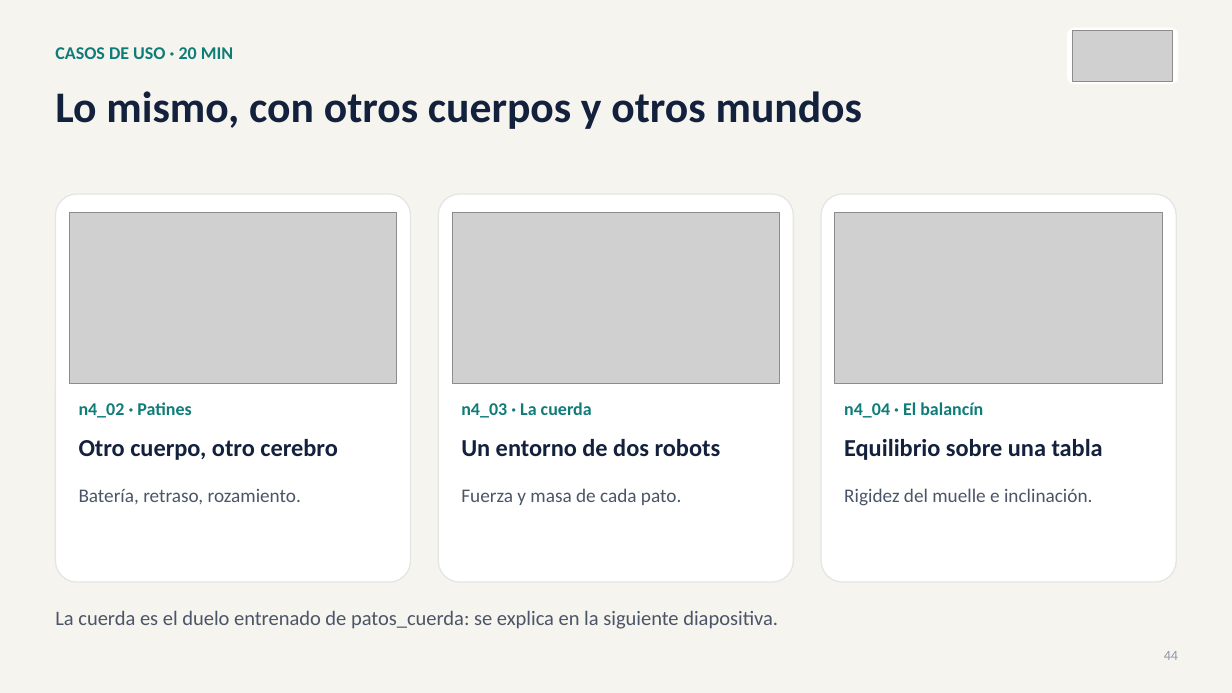
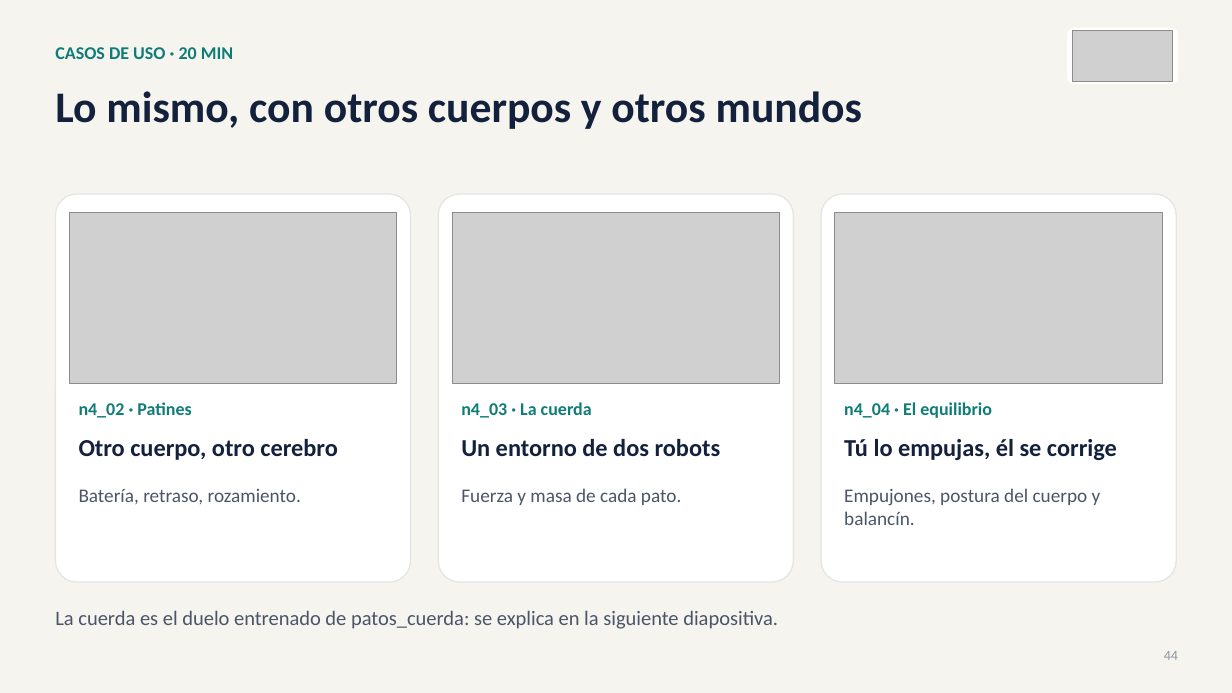
Before and after one commit to david2526IA/taller_microduck_windows, a slide deck: slide 44 of workshop-ia-fisica/presentaciones/Presentacion_03_taller_completo.pptx. Drawn at 1232x693 pixels with LibreOffice and Linux fonts; fonts in the diff are those of the drawing; grey boxes stand for pictures. Boxes give left, top, right and bottom in pixels: in the first picture for what was removed or moved away, otherwise in the second. Text is boxed around its words. In the diff, an @@ line names an element or a change of style, - is before the commit and + after.

```diff
--- a/workshop-ia-fisica/presentaciones/Presentacion_03_taller_completo.pptx
+++ b/workshop-ia-fisica/presentaciones/Presentacion_03_taller_completo.pptx
@@ text at bbox=[844, 402, 992, 418]: text changed @@
-n4_04 · El balancín
+n4_04 · El equilibrio
@@ text at bbox=[844, 439, 1117, 460]: text changed @@
-Equilibrio sobre una tabla
+Tú lo empujas, él se corrige
@@ text at bbox=[844, 488, 1101, 525]: text changed @@
-Rigidez del muelle e inclinación.
+Empujones, postura del cuerpo y balancín.
```
Also in this commit, not shown: 7 other files.
